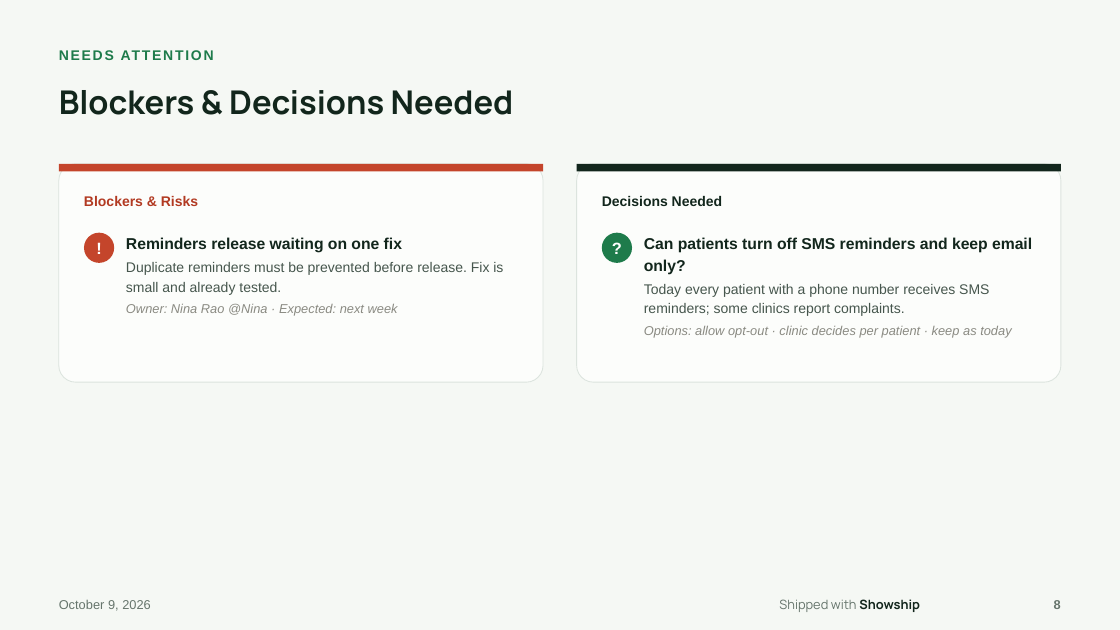
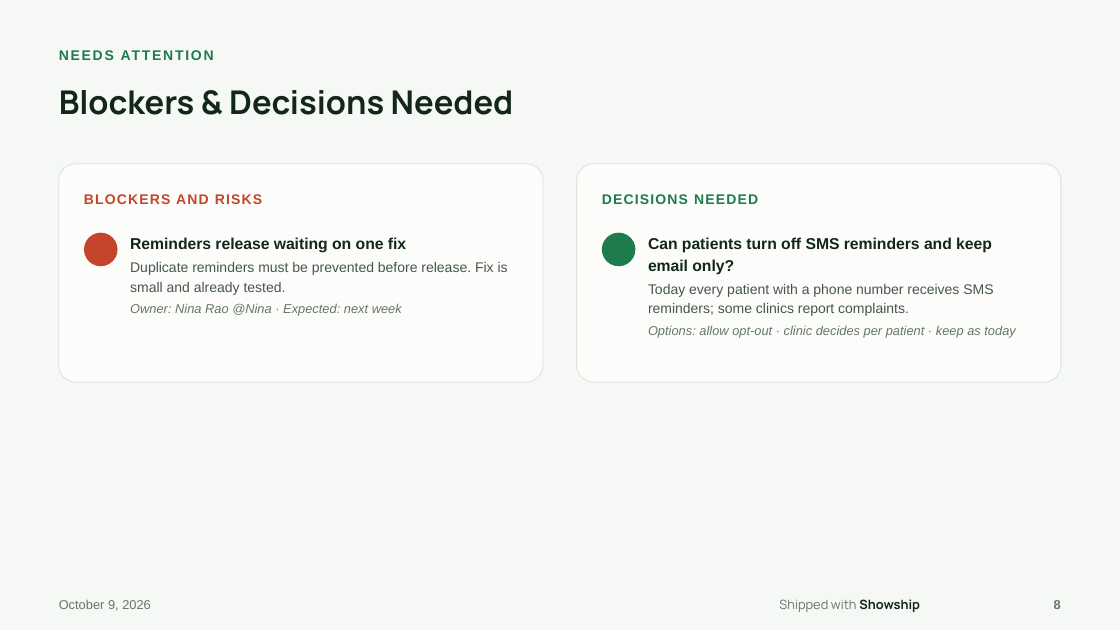
Before and after one commit to Showship/showship.github.io, a slide deck: slide 8 of src/assets/downloads/example-deck-grove.pptx. Drawn at 1120x630 pixels with LibreOffice and Linux fonts; fonts in the diff are those of the drawing; background and template pictures are left out. Boxes give left, top, right and bottom in pixels: in the first picture for what was removed or moved away, otherwise in the second. Text is boxed around its words. In the diff, an @@ line names an element or a change of style, - is before the commit and + after.

```diff
--- a/src/assets/downloads/example-deck-grove.pptx
+++ b/src/assets/downloads/example-deck-grove.pptx
@@ rectangle removed at (x1=59, y1=164, x2=543, y2=171) @@
@@ rectangle removed at (x1=577, y1=164, x2=1061, y2=171) @@
@@ text at (x1=84, y1=194, x2=262, y2=204): text changed; text colour #B23A22 to #C4452B @@
-Blockers & Risks
+BLOCKERS AND RISKS
@@ text at (x1=602, y1=194, x2=758, y2=204): text changed; text colour #12261C to #1E7B4B @@
-Decisions Needed
+DECISIONS NEEDED
@@ ellipse resized from (x1=84, y1=233, x2=114, y2=263) to (x1=84, y1=233, x2=118, y2=266) @@
@@ text removed at (x1=84, y1=233, x2=114, y2=263) @@
-!
@@ text removed at (x1=602, y1=233, x2=633, y2=263) @@
-?
@@ text at (x1=130, y1=303, x2=402, y2=316): text colour #8A8A82 to #66756C in "Owner: Nina Rao @Nina · Expected: next ..." @@
@@ text at (x1=648, y1=325, x2=1015, y2=338): text colour #8A8A82 to #66756C in "Options: allow opt-out · clinic decides per ..." @@
```
Also in this commit, not shown: 2 other slides changed, 13 other files.
